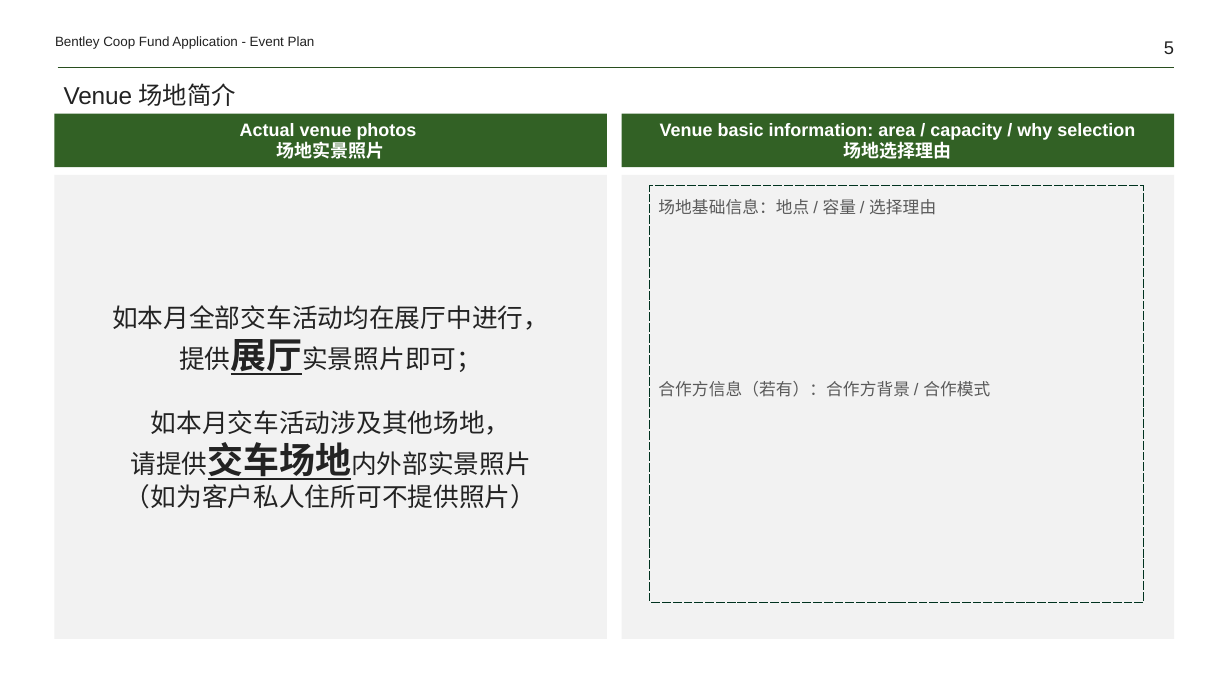
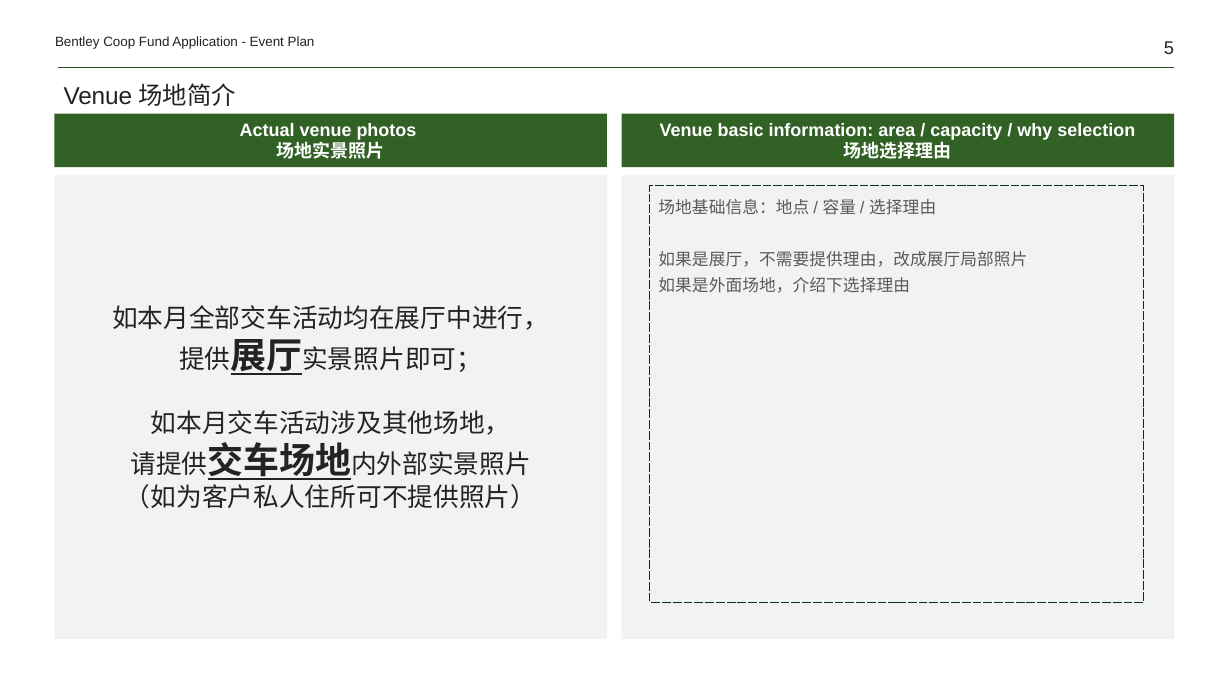
Before and after one commit to Yrtech-Tony/com.yrtech.Bentley.API.Upgrade, a slide deck: slide 5 of com.yrtech.bentleyAPI/com.yrtech.InventoryAPI/template/2022 Dealer Coop fund event plan template-handover ceremony.pptx. Drawn at 1232x693 pixels with LibreOffice and Linux fonts; fonts in the diff are those of the drawing. Boxes give left, top, right and bottom in pixels: in the first picture for what was removed or moved away, otherwise in the second. Text is boxed around its words. In the diff, an @@ line names an element or a change of style, - is before the commit and + after.

```diff
--- a/com.yrtech.bentleyAPI/com.yrtech.InventoryAPI/template/2022 Dealer Coop fund event plan template-handover ceremony.pptx
+++ b/com.yrtech.bentleyAPI/com.yrtech.InventoryAPI/template/2022 Dealer Coop fund event plan template-handover ceremony.pptx
@@ text in rectangle at bbox=[658, 251, 1027, 293]: text changed @@
-合作方信息（若有）：合作方背景 / 合作模式
+如果是展厅，不需要提供理由，改成展厅局部照片
+如果是外面场地，介绍下选择理由
```
Also in this commit, not shown: 5 other slides changed, 1 slide removed, 12 other files.
